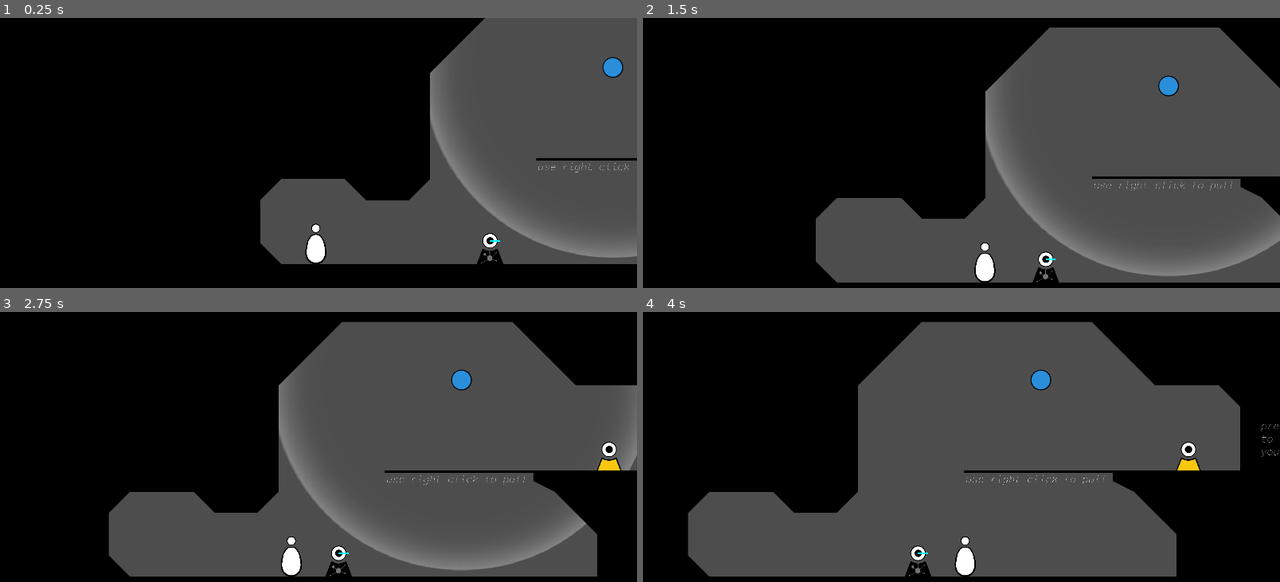
Above: before the commit, frames 1-4 (two rows, left to right).
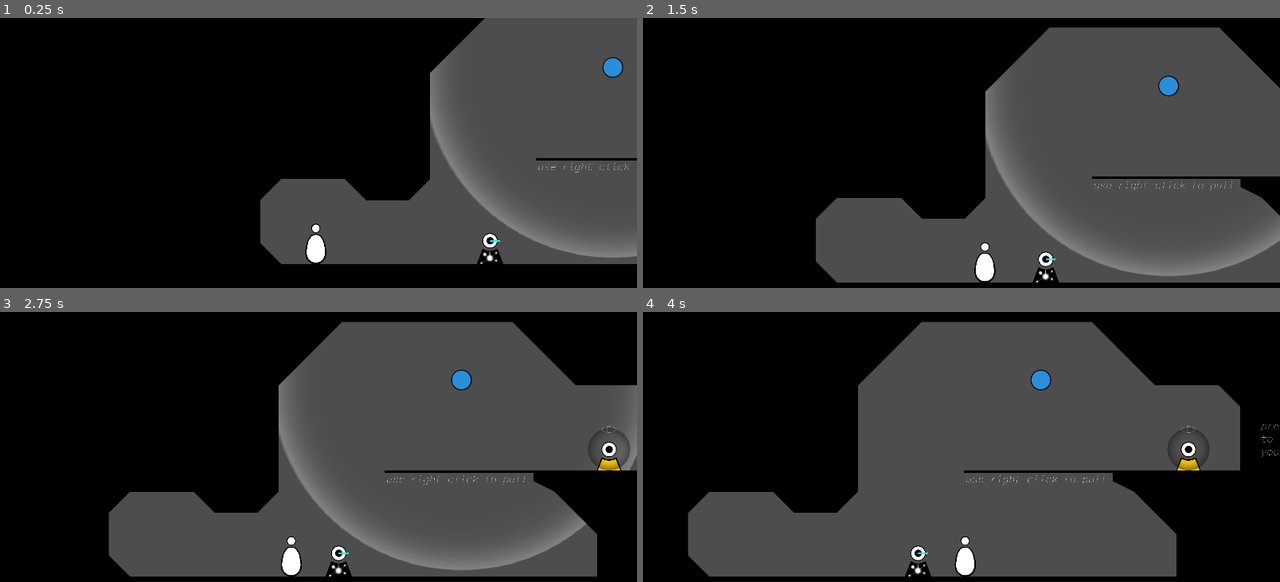
Above: after the commit, the same moments.

Repository: Lukko-Digital/upwell
Game: Godot game, scene res://src/game.tscn
The game is run twice, just before and just after one commit, with the same random seed, the same clock (stepped at 60 frames per second) and the same inputs.
Inputs (mouse positions are in pixels of both pictures, inside the frame that each line leads up to):
- Up to frame 1 (0.25 s): no input
- Up to frame 2 (1.5 s): tap Enter at 0.5, 1.25 s; move the mouse to (1101, 180) at 0.52 s; hold E (interact) 0.53-1.28 s; hold D (right) from 0.53 s (still down); click (1101, 180) at 0.67 s; tap Space (jump) at 0.77 s; move the mouse to (834, 215) at 1.27 s; tap Shift (orbit) at 1.35 s
- Up to frame 3 (2.75 s): tap Space (jump) at 1.52 s; tap Enter at 2 s; move the mouse to (382, 411) at 2.02 s; release D (right) at 2.03 s; press the mouse at (382, 411) at 2.03 s; hold A (left) from 2.03 s (still down)
- Up to frame 4 (4 s): tap Enter at 2.75, 3.5 s; move the mouse to (929, 563) at 2.77 s; release A (left) at 2.78 s; release the mouse at (929, 563) at 2.78 s; hold D (right) from 2.78 s (still down); tap E (interact) at 2.85 s; click (929, 563) at 2.92 s; tap Space (jump) at 3.02, 3.77 s; move the mouse to (1152, 544) at 3.52 s; hold Shift (orbit) from 3.53 s (still down)

The runs differ from the first frame. In frame 1, less than 0.1% of the frame differs, in the area x 75-79%, y 86-92%; in frame 2, less than 0.1%; in frame 3, 0.2%, in the area x 51-99%, y 42-99%; in frame 4, 0.2%.
Error before the commit: Invalid assignment of property or key 'frame' with value of type 'int' on a base object of type 'Nil'. (res://src/holder/clicker_holder.gd:30)
Error after the commit: Parse Error: Function "_set_has_clicker()" not found in base ClickerHolder. (res://src/holder/clicker_receiver.gd:8)

Commit message:
prune has_clicker variable

Diff:
--- a/src/holder/clicker_holder.gd
+++ b/src/holder/clicker_holder.gd
@@ -16,23 +16,14 @@
 
 signal clicker_state_changed(holder: ClickerHolder, has_clicker: bool)
 
-var has_clicker: bool:
-	set = _set_has_clicker
 var owned_clicker: ClickerBody = null:
 	set = _set_owned_clicker
 
-func _set_has_clicker(value: bool):
-	## Change visuals
-	# clicker_sprite.visible = value
-	if value:
-		holder_sprite.frame = HolderFrames.GLOW
-	else:
-		holder_sprite.frame = HolderFrames.OFF
-	## Change own state and global state
-	has_clicker = value
-	Global.clicker_state[id] = value
-	## Emit signal (ONLY USED IN MULTIRECEIVER)
-	clicker_state_changed.emit(self, value)
+## DEPRECATED, LEFT AS REFERENCE
+# func _set_has_clicker(value: bool):
+# 	Global.clicker_state[id] = value
+# 	## Emit signal (ONLY USED IN MULTIRECEIVER)
+# 	clicker_state_changed.emit(self, value)
 
 func _set_owned_clicker(value: ClickerBody):
 	if value == null:
@@ -61,12 +52,14 @@
 		owned_clicker = instance
 
 	catcher_field.visible = is_catcher
-	if id not in Global.clicker_state:
-		# Add state to Global state
-		Global.clicker_state[id] = has_clicker
-	else:
-		# Load from Global state
-		has_clicker = Global.clicker_state[id]
+
+	## DEPRECATED, LEFT AS REFERENCE
+	# if id not in Global.clicker_state:
+	# 	# Add state to Global state
+	# 	Global.clicker_state[id] = has_clicker
+	# else:
+	# 	# Load from Global state
+	# 	has_clicker = Global.clicker_state[id]
 
 func interact(player: Player):
 	# exchange clicker with player
